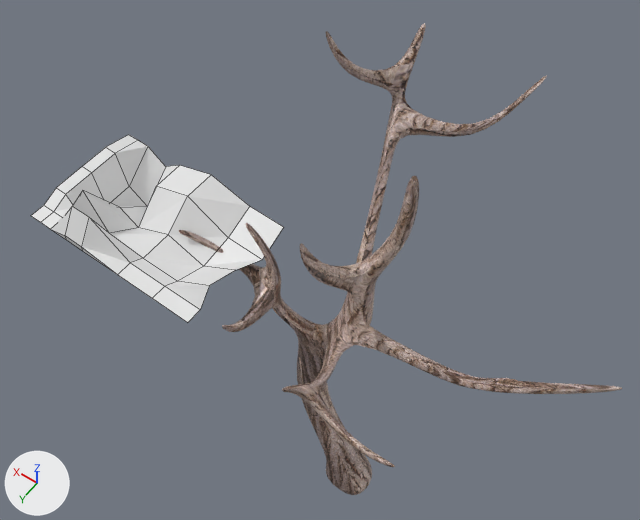
The Blender file Assets/Models/boom.blend, before and after one commit.
The view is the same before and after, from a 50 mm lens placed at (-4.95, 12.8, 35.49), pointed at (5.26, -1.49, 13.03). Arrows for +X, +Y and +Z are at lower left; the lights stay in place. Mesh edges are drawn as thin lines on the coarser meshes.

Objects in the first picture: 'Cube', 'Tree Branch'.
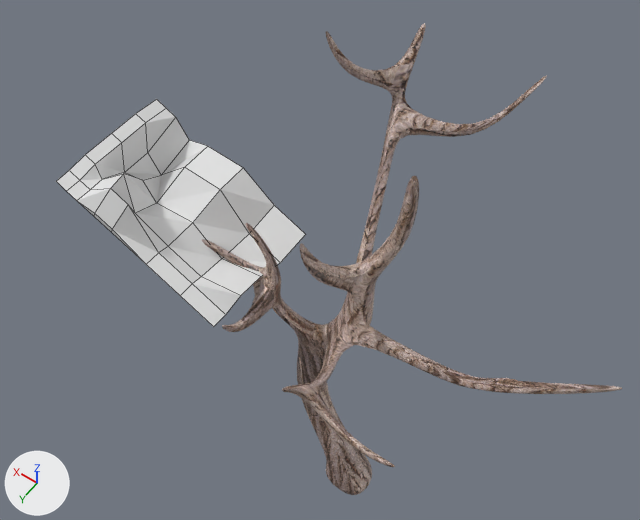
The newer file is also turned or shifted as a whole; pictures and numbers use the older file's frame.

What differs and where, as boxes [x1, y1, x2, y2] in the pictures (640 x 520 px):
'Tree Branch', moved, turned
    before: [31, 135, 284, 322]
    after: [56, 99, 305, 327]

The edits, one by one:
Object 'Tree Branch' (ob_tree_branch) moves from (8.19, 2.3, 16.54) to (7.58, 1.73, 16.96).
Object 'Tree Branch' (ob_tree_branch) turns from (176, 0, 90) to (154, 0, 90) degrees about x, y and z.
